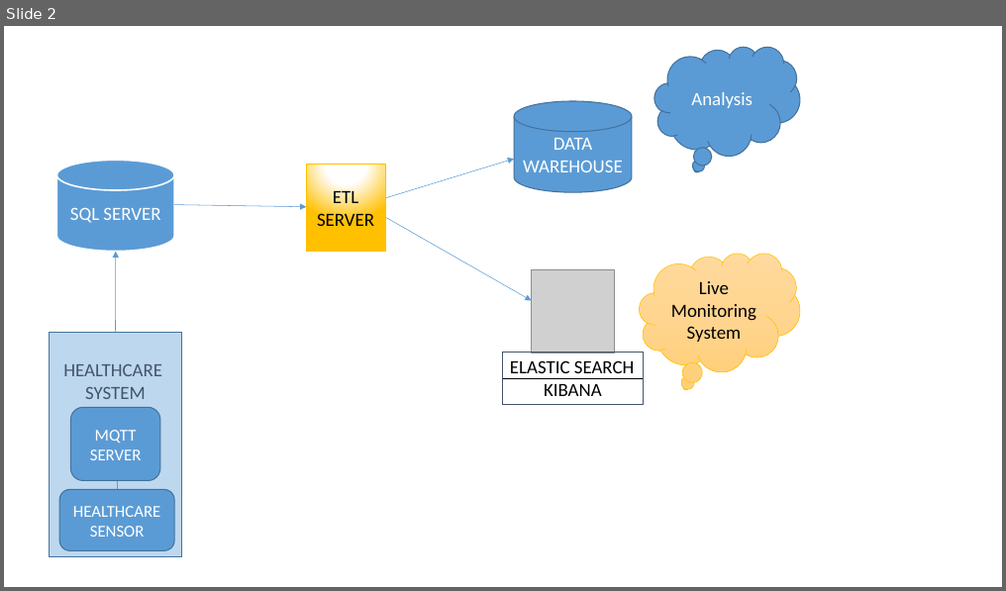
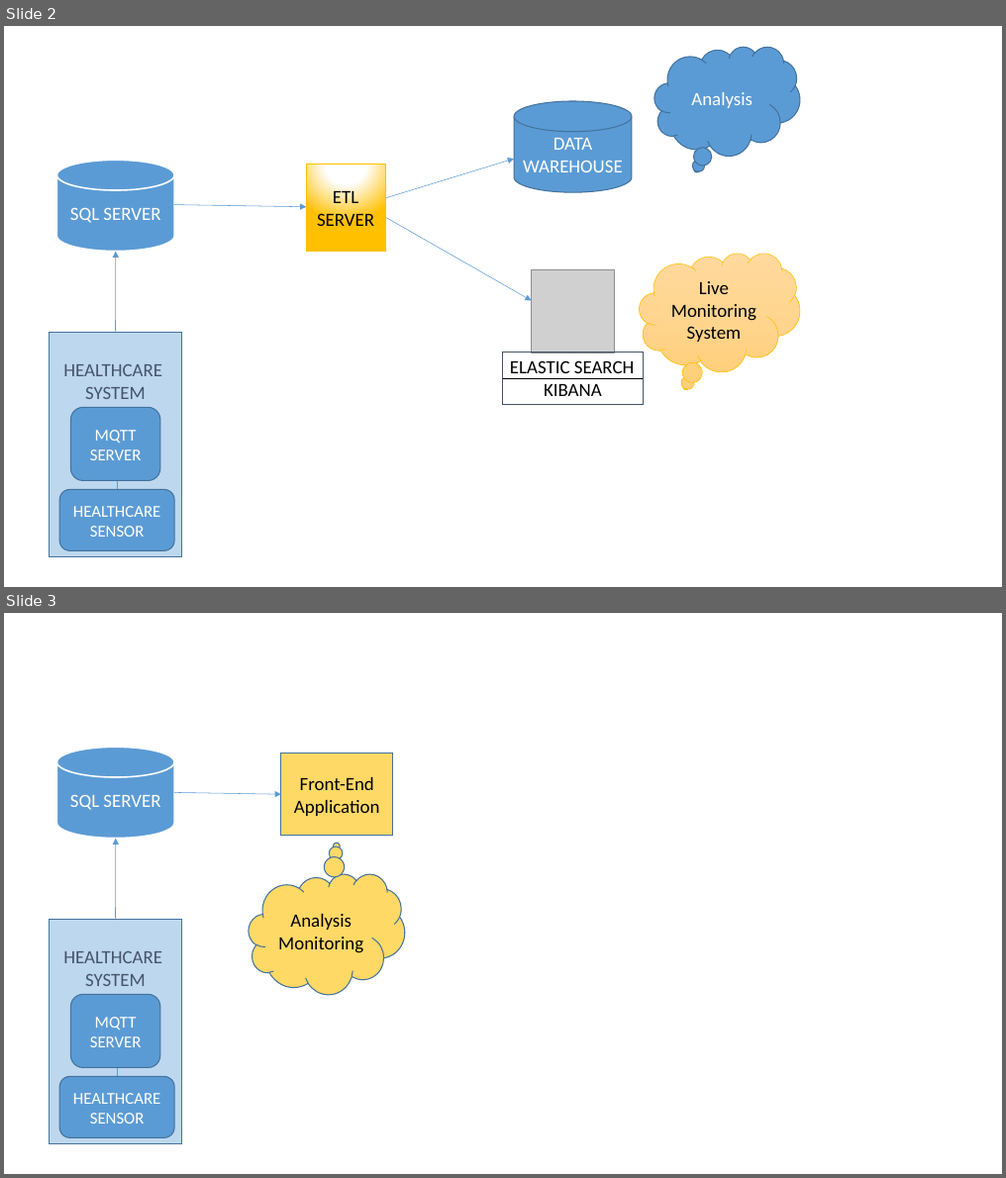
Before and after one commit to tyler46/MasterThesis, a slide deck: Literature Review/graphs/healthcare system.pptx. Shown one above the other, each under a label of ours: slide 2 before the commit, slides 2 and 3 after it. The pictures are 1006x591 and 1006x1178 pixels, drawn with LibreOffice and Linux fonts; fonts in the diff are those of the drawing; grey boxes stand for pictures. Boxes give left, top, right and bottom in pixels: in the first picture for what was removed or moved away, otherwise in the second. Text is boxed around its words. In the diff, an @@ line names an element or a change of style, - is before the commit and + after.

```diff
--- a/Literature Review/graphs/healthcare system.pptx
+++ b/Literature Review/graphs/healthcare system.pptx
@@ slide 3 added at <box>4,613,1002,1174</box>, background #FFFFFF @@
@@ cylinder added at <box>57,747,174,839</box>, fill #5B9BD5, outline #FFFFFF 1.5 pt, 18 pt, text #FFFFFF @@
+SQL SERVER
@@ rectangle added at <box>281,753,392,836</box>, fill #FFD966, outline #43739E 1 pt, 18 pt, text #000000 @@
+Front-End
+Application
@@ arrow added from (174, 792) to (281, 794), #5B9BD5 0.5 pt @@
@@ arrow added from (116, 919) to (116, 839), #5B9BD5 0.5 pt @@
@@ thought cloud added at <box>249,874,405,995</box>, fill #FFD966, outline #43739E 1 pt, 18 pt, text #000000 @@
+Analysis
+Monitoring
@@ rectangle added at <box>49,919,182,1144</box>, fill #BDD7EE, outline #43739E 1 pt, 18 pt, text #44546A @@
+HEALTHCARE
+SYSTEM
@@ rounded rectangle added at <box>70,995,160,1068</box>, fill #5B9BD5, outline #43739E 1 pt, 16 pt, text #FFFFFF @@
+MQTT
+SERVER
@@ arrow added from (117, 1077) to (117, 1001), #5B9BD5 0.5 pt @@
@@ rounded rectangle added at <box>59,1077,174,1139</box>, fill #5B9BD5, outline #43739E 1 pt, 16 pt, text #FFFFFF @@
+HEALTHCARE SENSOR
@@ arrow added from (116, 1068) to (116, 1068), #5B9BD5 0.5 pt @@
```
Also in this commit, not shown: 4 other files.
